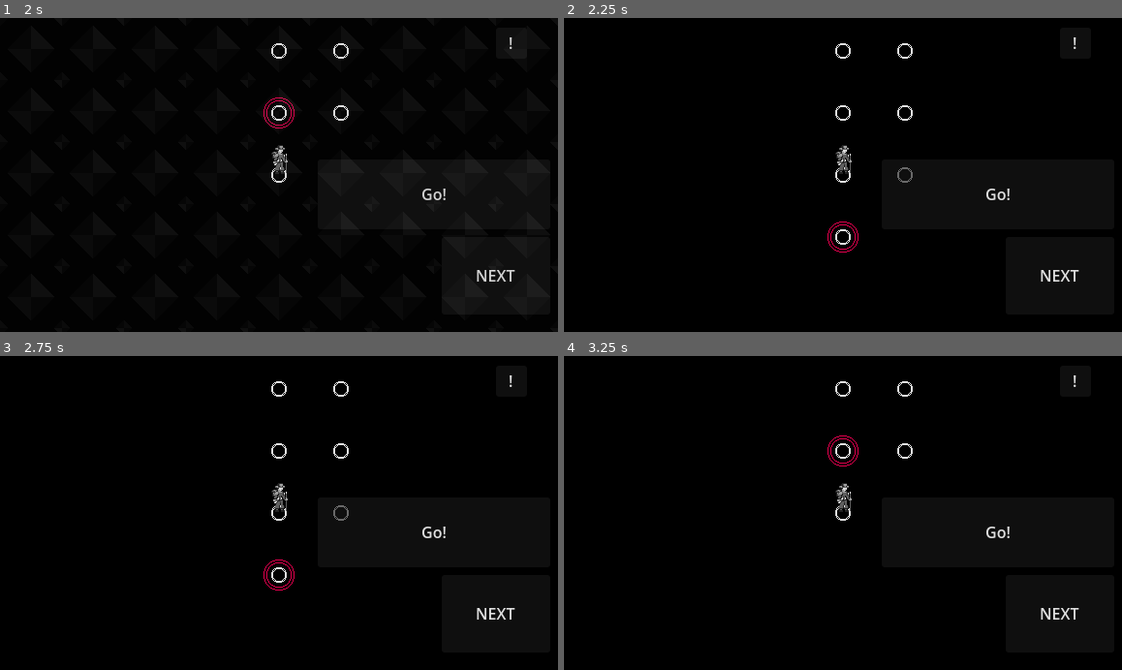
Above: before the commit, frames 1-4 (two rows, left to right).
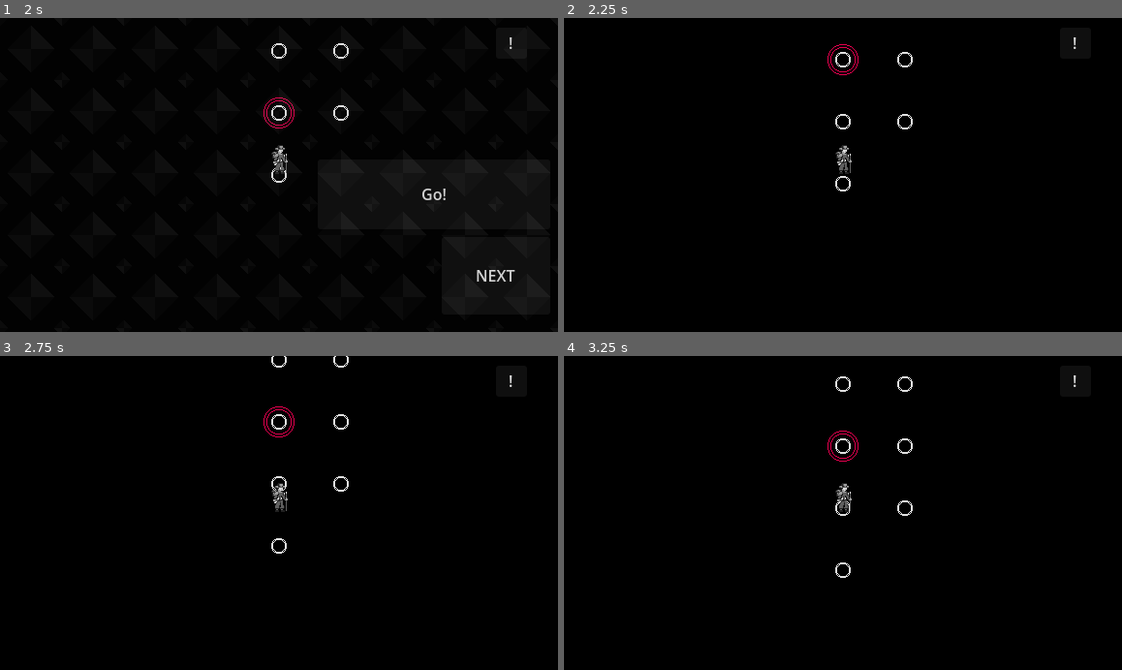
Above: after the commit, the same moments.

Repository: LidesSam/wanderer
Game: Godot game, scene res://source/scenes/main_menu.tscn
Two runs of this game, one before a commit and one after it. Both use one fixed random seed, a clock stepped at 60 frames per second and the inputs below.
Inputs (mouse positions are in pixels of both pictures, inside the frame that each line leads up to):
- Up to frame 1 (2 s): click "New Game" at 0.5 s; click "New Game" at 1.25 s
- Up to frame 2 (2.25 s): click "Go!" at 2 s
- Up to frame 3 (2.75 s): no input
- Up to frame 4 (3.25 s): click (999, 531) at 2.75 s, where only the run before the commit has a clickable "Go!"

Frame 1 is identical in both runs. In frame 2, 0.8% of the frame differs, in the area x 47-93%, y 8-84%; in frame 3, 0.9%, in the area x 47-93%, y 0-84%; in frame 4, 0.8%.

Commit message:
new freature: fsm convertion to world, move smoothly between locations

Diff:
--- a/source/elements/char.gd
+++ b/source/elements/char.gd
@@ -7,6 +7,8 @@
 var party=[]
 var visitedLocs=[]
 var gold=0
+var onMove=false
+var moveSpeed=50
 # Called when the node enters the scene tree for the first time.
 func _ready():
 	dicePopup=$Camera2D/dicePopup
@@ -15,29 +17,39 @@
 
 # Called every frame. 'delta' is the elapsed time since the previous frame.
 func _process(delta):
+	if(onMove):
+		var velocity = global_position.direction_to(currentLoc.global_position) * 50
+		if global_position.distance_to(currentLoc.global_position) > 1:
+			position+=velocity*delta
+		else:
+			global_position = currentLoc.global_position
+			onMove=false
 	pass
 
+func moving():
+	return onMove
+
+func still():
+	return !onMove
 
 func set_current_loc(loc):
 	currentLoc=loc
-	global_position=currentLoc.global_position
+
 	if(currentLoc.roadend):
 		$Camera2D.enabled=false
 		$Camera2D.hide()
 		world.gameover(true)
 		return 0
 	else:
+		onMove=true
 		world.cursorIndex=0
 		if(visitedLocs.size()==0):
 			world.set_cursor_on_loc(currentLoc.connectedLocs[0])
 		else:
-			seach_and_set_next_loc()
+			search_and_set_next_loc()
 			world.set_cursor_on_loc(currentLoc.connectedLocs[world.cursorIndex])
+		visitedLocs.push_back(loc)
 	currentLoc=loc
-
-
-func _on_go_btn_pressed():
-	pass # Replace with function body.
 
 
 func on_battle():
@@ -54,6 +66,10 @@
 		world.scape_roll()
 	else:
 		go_to_next_loc()
+func hide_controls():
+	$Camera2D/controls.hide()
+func show_controls():
+	$Camera2D/controls.show()
 
 func go_to_next_loc():
 	$Camera2D/controls/moveBtn.show()
@@ -85,15 +101,16 @@
 
 
 func _on_next_loc_btn_pressed():
-	seach_and_set_next_loc()
+	search_and_set_next_loc()
 	world.set_cursor_on_loc(currentLoc.connectedLocs[world.cursorIndex])
 	print("windex:",world.cursorIndex)
 	pass # Replace with function body.
 
-func seach_and_set_next_loc():
+func search_and_set_next_loc():
 	world.cursorIndex+=1
 	if(world.cursorIndex>=currentLoc.connectedLocs.size()):
-			world.cursorIndex=0
+		world.cursorIndex=0
 	while(visitedLocs.has(currentLoc.connectedLocs[world.cursorIndex])):
+		world.cursorIndex+=1
 		if(world.cursorIndex>=currentLoc.connectedLocs.size()):
 			world.cursorIndex=0
--- /dev/null
+++ b/source/scenes/states/world/idleWorldState.gd
@@ -0,0 +1,15 @@
+extends "res://addons/fsmgear/source/FsmState.gd"
+
+var endstate=false
+
+# Called when the node enters the scene tree for the first time.
+func _ready():
+	pass # Replace with function body.
+
+func enter(actowner):
+	super(actowner)
+	pass
+
+# Called every frame. 'delta' is the elapsed time since the previous frame.
+#func _process(delta):
+	pass
--- /dev/null
+++ b/source/scenes/states/world/moveCharWorldState.gd
@@ -0,0 +1,19 @@
+extends "res://addons/fsmgear/source/FsmState.gd"
+
+var endstate=false
+
+# Called when the node enters the scene tree for the first time.
+func _ready():
+	pass # Replace with function body.
+
+func enter(actowner):
+	super(actowner)
+	actowner.player.hide_controls()
+	pass
+
+# Called every frame. 'delta' is the elapsed time since the previous frame.
+#func _process(delta):
+	#pass
+func exit(actowner):
+	super(actowner)
+	actowner.player.show_controls()
--- /dev/null
+++ b/source/scenes/states/world/worldGenState.gd
@@ -0,0 +1,22 @@
+extends "res://addons/fsmgear/source/FsmState.gd"
+
+var endstate=false
+# Called when the node enters the scene tree for the first time.
+func _ready():
+	pass # Replace with function body.
+
+
+# Called every frame. 'delta' is the elapsed time since the previous frame.
+func enter(actowner):
+	super(actowner)
+
+	actowner.mapGen.gen_linear_map(5,10)
+	actowner.player.set_current_loc(actowner.mapGen.startLoc)
+	actowner.actors.add_child(actowner.player)
+	actowner.dicePopup = actowner.player.dicePopup
+	actowner.dicePopup.goodResult=actowner.player.go_to_next_loc
+	actowner.dicePopup.badResult=actowner.start_random_battle
+	endstate=true
+
+func state_ended():
+	return  endstate
--- a/source/scenes/world.gd
+++ b/source/scenes/world.gd
@@ -4,26 +4,27 @@
 var dicePopup =null
 var cursorIndex=0
 
+@onready var fsm=$fsm
+@onready var mapGen=$mapGen
+@onready var actors = $actors
+
 # Called when the node enters the scene tree for the first time.
 func _ready():
 
-	$gen.gen_linear_map(5,10)
 
 	player=load("res://source/elements/char.tscn").instantiate()
 	player.world=self
-	player.set_current_loc($gen.startLoc)
-	$actors.add_child(player)
 
+	fsm.autoload(self)
+	fsm.addStateTransition("genworld","idle",$fsm/genworld.state_ended)
+	fsm.addStateTransition("idle","movechar",player.moving)
+	fsm.addStateTransition("movechar","idle",player.still)
 
-	dicePopup = player.dicePopup
-	dicePopup.goodResult=player.go_to_next_loc
-	dicePopup.badResult=start_random_battle
-
+	fsm.startState()
 	pass # Replace with function body.
 
-# Called every frame. 'delta' is the elapsed time since the previous frame.
 func _process(delta):
-	pass
+	fsm.fsmUpdate(delta)
 
 func gameover(win=false):
 	$top.show()
--- a/source/scenes/world.tscn
+++ b/source/scenes/world.tscn
@@ -1,14 +1,19 @@
-[gd_scene load_steps=5 format=3 uid="uid://hoxggrtkn87q"]
+[gd_scene load_steps=10 format=3 uid="uid://hoxggrtkn87q"]
 
 [ext_resource type="Script" path="res://source/factory/mapGen.gd" id="1_dsx84"]
 [ext_resource type="Script" path="res://source/scenes/world.gd" id="1_m07vj"]
 [ext_resource type="PackedScene" uid="uid://dnfw1epyp28ra" path="res://source/scenes/battle.tscn" id="3_kx475"]
 [ext_resource type="Texture2D" uid="uid://cyhqjqvxereep" path="res://assets/sprites/map/map-dot/map_dot_1.png" id="4_x345q"]
+[ext_resource type="Script" path="res://source/scenes/states/world/idleWorldState.gd" id="5_1nbhs"]
+[ext_resource type="Script" path="res://addons/fsmgear/source/Fsm.gd" id="5_557a5"]
+[ext_resource type="Script" path="res://source/scenes/states/world/worldGenState.gd" id="5_xnjlr"]
+[ext_resource type="Script" path="res://addons/fsmgear/source/FsmState.gd" id="6_fqkfx"]
+[ext_resource type="Script" path="res://source/scenes/states/world/moveCharWorldState.gd" id="8_at16l"]
 
 [node name="world" type="Node2D"]
 script = ExtResource("1_m07vj")
 
-[node name="gen" type="Node2D" parent="." node_paths=PackedStringArray("locations")]
+[node name="mapGen" type="Node2D" parent="." node_paths=PackedStringArray("locations")]
 script = ExtResource("1_dsx84")
 locations = NodePath("../locations")
 
@@ -72,4 +77,22 @@
 modulate = Color(1, 0, 0.341176, 1)
 texture = ExtResource("4_x345q")
 
+[node name="fsm" type="Node" parent="."]
+script = ExtResource("5_557a5")
+
+[node name="genworld" type="Node" parent="fsm"]
+script = ExtResource("5_xnjlr")
+
+[node name="idle" type="Node" parent="fsm"]
+script = ExtResource("5_1nbhs")
+
+[node name="movechar" type="Node" parent="fsm"]
+script = ExtResource("8_at16l")
+
+[node name="battle" type="Node" parent="fsm"]
+script = ExtResource("6_fqkfx")
+
+[node name="roll" type="Node" parent="fsm"]
+script = ExtResource("6_fqkfx")
+
 [connection signal="pressed" from="top/popup/gameover/mainMenuBtn" to="." method="_on_main_menu_btn_pressed"]
